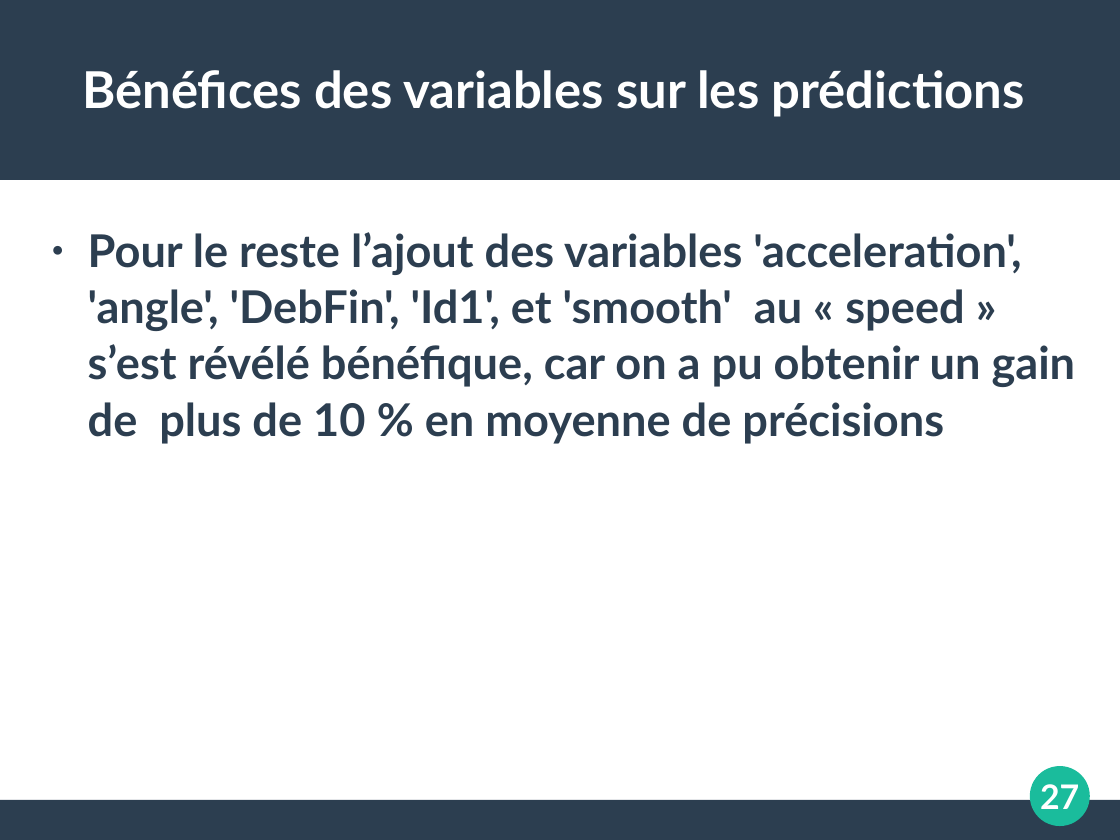
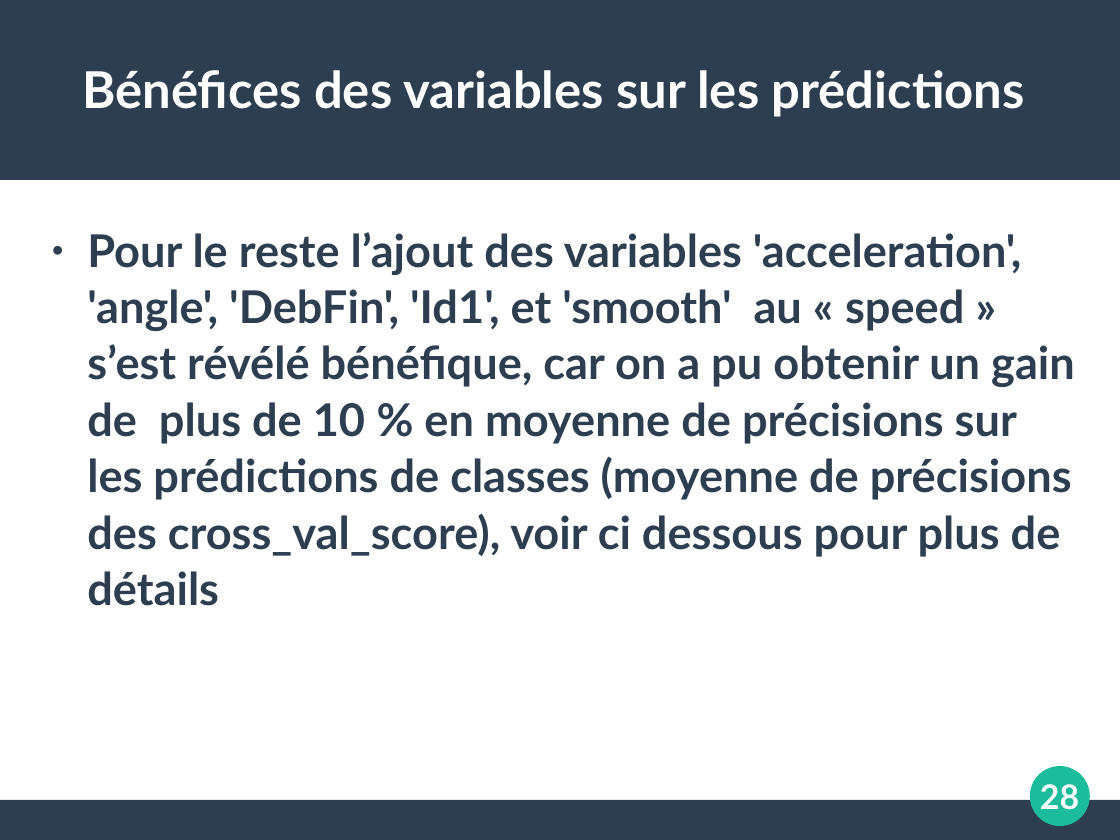
Before and after one commit to koper921/ProjetGps, a slide deck: slide 28 of Slide TER.ppt (slide 27 before the commit). Drawn at 1120x840 pixels with LibreOffice and Linux fonts; fonts in the diff are those of the drawing. Boxes give left, top, right and bottom in pixels: in the first picture for what was removed or moved away, otherwise in the second. Text is boxed around its words. In the diff, an @@ line names an element or a change of style, - is before the commit and + after.

Commit message:
ajout détection stop, moove dbscan+ modif sur slide

```diff
--- a/Slide TER.ppt
+++ b/Slide TER.ppt
@@ text at (87, 232, 1075, 606): text changed @@
-● Pour le reste l’ajout des variables 'acceleration', 'angle', 'DebFin', 'Id1', et 'smooth' au « speed » s’est révélé bénéfique, car on a pu obtenir un gain de plus de 10 % en moyenne de précisions
+● Pour le reste l’ajout des variables 'acceleration', 'angle', 'DebFin', 'Id1', et 'smooth' au « speed » s’est révélé bénéfique, car on a pu obtenir un gain de plus de 10 % en moyenne de précisions sur les prédictions de classes (moyenne de précisions des cross_val_score), voir ci dessous pour plus de détails
@@ page number at (1040, 784, 1079, 810): text changed @@
-27
+28
```
Also in this commit, not shown: 10 other slides changed, 5 slides added, 11 other files.
